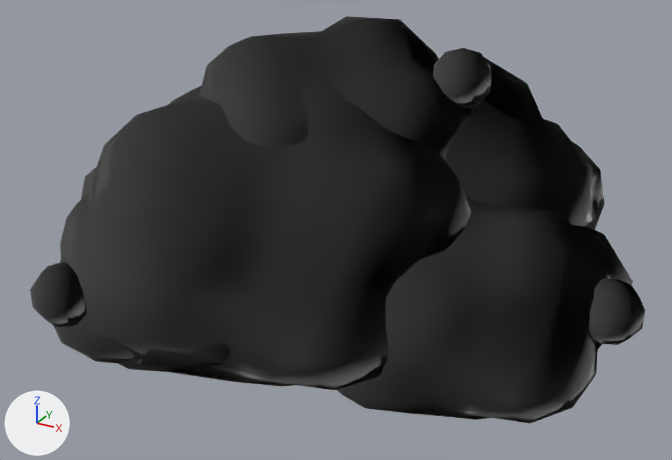
A saved change to the FBX model unreal/Art/Export/Foliage/SM_Foliage_Plains_BerryBush_A.fbx.
The view is the same before and after, from a camera (50 mm lens) standing at (0.818, -1.518, 1.099) and looking at (0.003, -0.036, 0.358). Lighting does not change. The marker at lower left points along +X, +Y and +Z. The first picture is the older version.

The first picture shows 'SM_Foliage_Plains_BerryBush_A'.
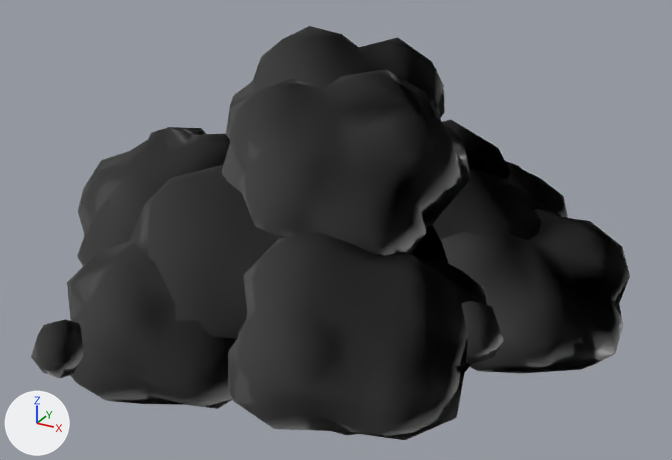
Boxes [x1, y1, x2, y2] around the edits, measured in the pictures (672 x 460 px):
'SM_Foliage_Plains_BerryBush_A', reshaped
    before: [30, 16, 645, 423]
    after: [31, 26, 630, 440]
part 1 of me_sm_foliage_plains_berrybush_a, added
    after: [31, 319, 84, 378]
part 2 of me_sm_foliage_plains_berrybush_a, added
    after: [462, 301, 504, 364]
part 3 of me_sm_foliage_plains_berrybush_a, added (mostly hidden)
    after: [148, 129, 164, 139]
part 4 of me_sm_foliage_plains_berrybush_a, rebuilt (not visible before)
    after: [130, 165, 448, 339]
part 5 of me_sm_foliage_plains_berrybush_a, rebuilt (not visible afterwards)
    before: [66, 82, 471, 390]
part 6 of me_sm_foliage_plains_berrybush_a, rebuilt (36% narrower, 25% shorter)
    before: [337, 196, 633, 423]
    after: [441, 202, 630, 373]
part 7 of me_sm_foliage_plains_berrybush_a, rebuilt
    before: [439, 57, 605, 229]
    after: [433, 120, 561, 241]
part 8 of me_sm_foliage_plains_berrybush_a, rebuilt (not visible before)
    after: [77, 127, 230, 266]
part 9 of me_sm_foliage_plains_berrybush_a, rebuilt (not visible before)
    after: [505, 161, 568, 218]
part 10 of me_sm_foliage_plains_berrybush_a, rebuilt (not visible before)
    after: [226, 26, 445, 139]
part 11 of me_sm_foliage_plains_berrybush_a, rebuilt
    before: [54, 194, 231, 372]
    after: [67, 241, 237, 409]
part 12 of me_sm_foliage_plains_berrybush_a, deleted
    before: [30, 48, 645, 345]
part 13 of me_sm_foliage_plains_berrybush_a, reshaped
    before: [170, 16, 471, 160]
    after: [222, 69, 487, 440]

What changed in the scene script:
```text
Change me_sm_foliage_plains_berrybush_a:
    used by ob_sm_foliage_plains_berrybush_a; location = (0.0, 0.0, 0.0)
    remove me_sm_foliage_plains_berrybush_a.from_pydata(...)  # 2220 vertices, 3260 faces; spans x -0.55..0.615, y -0.575..0.576, z 0.104..0.751
    add me_sm_foliage_plains_berrybush_a.from_pydata(...)  # 2827 vertices, 4657 faces; spans x -0.594..0.558, y -0.565..0.539, z 0.094..0.727
    me_sm_foliage_plains_berrybush_a part 1: a new loose piece, a UV sphere (6 segments, 4 rings, poles along z) spanning x -0.327..-0.219, y -0.565..-0.472, z 0.209..0.313, in mat_m_af_outline (white #e7e7e7)
    me_sm_foliage_plains_berrybush_a part 2: a new loose piece, a UV sphere (6 segments, 4 rings, poles along z) spanning x 0.327..0.435, y -0.32..-0.226, z 0.299..0.403, in mat_m_af_outline (white #e7e7e7)
    me_sm_foliage_plains_berrybush_a part 3: a new loose piece, a UV sphere (6 segments, 4 rings, poles along z) spanning x -0.568..-0.46, y 0.041..0.135, z 0.351..0.455, in mat_m_af_outline (white #e7e7e7)
    me_sm_foliage_plains_berrybush_a part 4: the loose piece of 120 vertices spanning x -0.499..0.31, y -0.554..0.083, z 0.146..0.689 is rebuilt with 77 vertices and now spans x -0.445..0.278, y -0.47..0.195, z 0.108..0.516, in mat_m_af_outline (white #e7e7e7)
    me_sm_foliage_plains_berrybush_a part 5: the loose piece of 120 vertices spanning x -0.511..0.322, y -0.566..0.089, z 0.133..0.702 is rebuilt with 115 vertices and now spans x -0.395..0.264, y -0.458..0.142, z 0.124..0.506, in mat_mi_af_toon_foliage_plains (white #e7e7e7)
    me_sm_foliage_plains_berrybush_a part 6: the loose piece of 119 vertices spanning x 0.055..0.563, y -0.38..0.249, z 0.104..0.527 is rebuilt with 86 vertices and now spans x 0.167..0.558, y -0.148..0.276, z 0.119..0.432
    me_sm_foliage_plains_berrybush_a part 7: the loose piece of 117 vertices spanning x -0.329..0.471, y -0.149..0.557, z 0.133..0.697 is rebuilt with 83 vertices and now spans x -0.294..0.406, y -0.179..0.463, z 0.108..0.544
    me_sm_foliage_plains_berrybush_a part 8: the loose piece of 111 vertices spanning x -0.539..-0.127, y -0.098..0.403, z 0.189..0.565 is rebuilt with 93 vertices and now spans x -0.594..-0.155, y -0.29..0.192, z 0.164..0.507, in mat_m_af_outline (white #e7e7e7)
    me_sm_foliage_plains_berrybush_a part 9: the loose piece of 82 vertices spanning x -0.216..0.357, y 0.172..0.576, z 0.166..0.553 is rebuilt with 67 vertices and now spans x -0.072..0.359, y 0.197..0.539, z 0.146..0.434
    me_sm_foliage_plains_berrybush_a part 10: the loose piece of 78 vertices spanning x -0.326..0.252, y -0.275..0.278, z 0.5..0.738 is rebuilt with 98 vertices and now spans x -0.274..0.176, y -0.12..0.344, z 0.398..0.727, in mat_m_af_outline (white #e7e7e7)
    me_sm_foliage_plains_berrybush_a part 11: the loose piece of 67 vertices spanning x -0.443..0.086, y -0.534..-0.136, z 0.163..0.476 is rebuilt with 78 vertices and now spans x -0.4..0.069, y -0.542..-0.167, z 0.111..0.44
    me_sm_foliage_plains_berrybush_a part 12: 25 loose pieces with 696 vertices, spanning x -0.471..0.615, y -0.575..0.558, z 0.293..0.736, are deleted
    me_sm_foliage_plains_berrybush_a part 13: 324 vertices removed from x -0.55..0.264, y -0.323..0.415, z 0.176..0.751; 1307 vertices added at x -0.577..0.401, y -0.537..0.482, z 0.094..0.709
    other edits to the shape of me_sm_foliage_plains_berrybush_a do not show in these pictures
```
